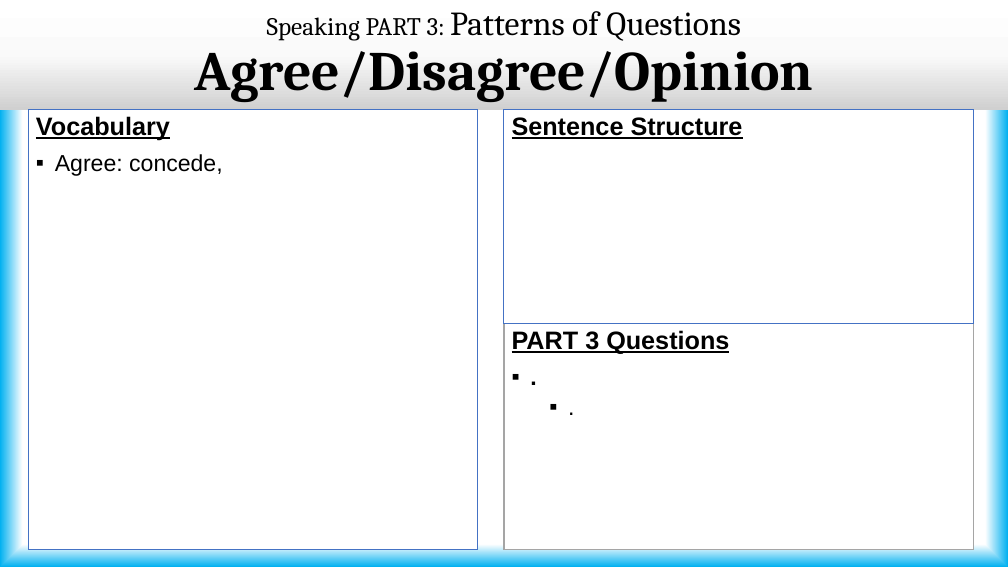
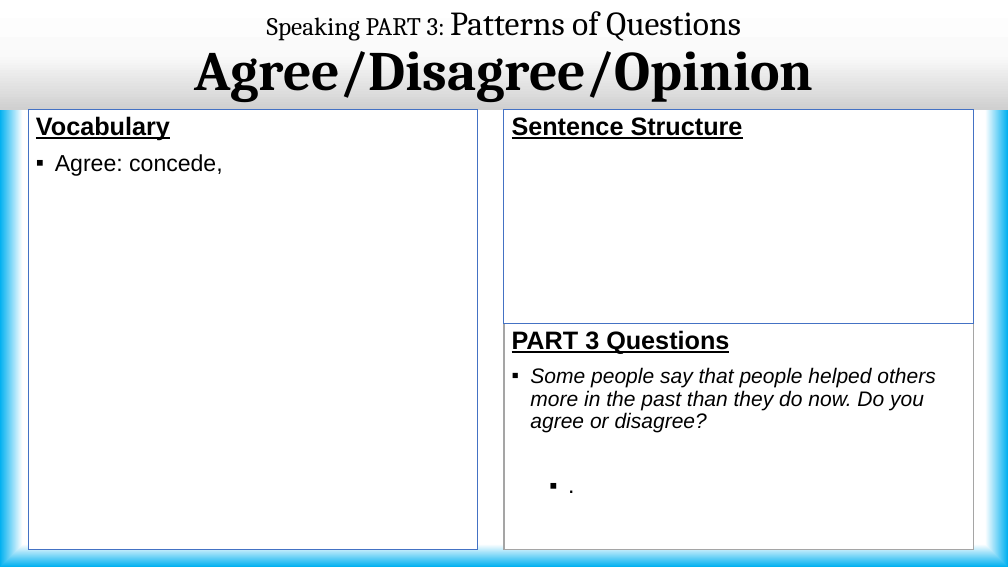
Before and after one commit to borsha06/IELTS-202, a slide deck: slide 40 of IELTS 202 Speaking/How did I get 8.0 in IELTS Speaking.pptx (slide 39 before the commit). Drawn at 1008x567 pixels with LibreOffice and Linux fonts; fonts in the diff are those of the drawing. Boxes give left, top, right and bottom in pixels: in the first picture for what was removed or moved away, otherwise in the second. Text is boxed around its words. In the diff, an @@ line names an element or a change of style, - is before the commit and + after.

```diff
--- a/IELTS 202 Speaking/How did I get 8.0 in IELTS Speaking.pptx
+++ b/IELTS 202 Speaking/How did I get 8.0 in IELTS Speaking.pptx
@@ text at [504,324,975,549]: paragraph removed @@
-  ▪ .
@@ text "PART 3 Questions" at [504,324,975,549]: bold off in "."; list level 1 to 2 in "." @@
@@ text at [530,367,935,433]: paragraph added @@
+▪ Some people say that people helped others more in the past than they do now. Do you agree or disagree?
```
Also in this commit, not shown: 2 other slides changed, 2 slides added.
